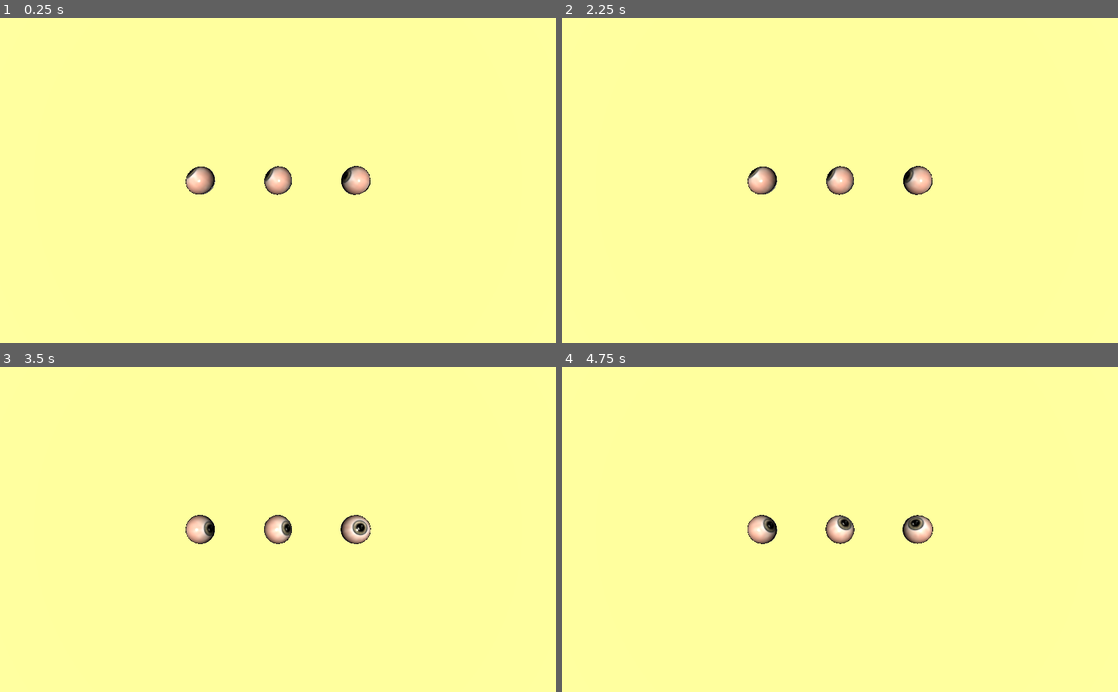
Above: before the commit, frames 1-4 (two rows, left to right).
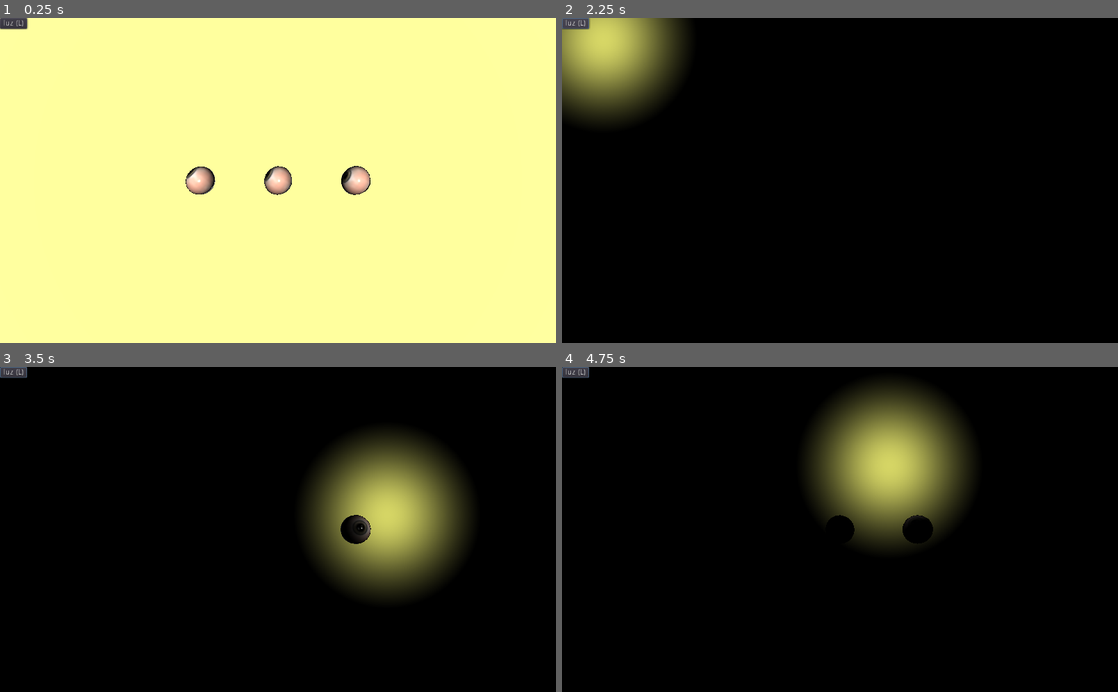
Above: after the commit, the same moments.

Repository: gilzoide/cursor-watcher-3d
Game: Godot game, scene res://Main.tscn
Same seed, same stepped clock (60 frames per second), same inputs: the game is played once before the commit and once after it.
Inputs (mouse positions are in pixels of both pictures, inside the frame that each line leads up to):
- Up to frame 1 (0.25 s): no input
- Up to frame 2 (2.25 s): click (573, 24) at 0.5 s, where only the run after the commit has a clickable "luz (L)"; click (573, 24) at 1.25 s, where only the run after the commit has a clickable "luz (L)"; click (573, 24) at 2 s, where only the run after the commit has a clickable "luz (L)"
- Up to frame 3 (3.5 s): tap Enter at 2.75 s; move the mouse to (400, 513) at 2.77 s; hold L (toggle_lights, bound only after the commit) from 2.78 s (still down)
- Up to frame 4 (4.75 s): tap Space at 3.5 s; move the mouse to (728, 545) at 3.52 s; release L (toggle_lights, bound only after the commit) at 3.53 s; tap L (toggle_lights, bound only after the commit) at 3.6 s; tap Enter at 4.25 s; move the mouse to (895, 458) at 4.27 s; hold L (toggle_lights, bound only after the commit) from 4.28 s (still down)

The runs differ from the first frame. In frame 1, 0.2% of the frame differs, in the area x 0-6%, y 0-4%; in frame 2, 100%, in the area x 0-100%, y 0-100%; in frame 3, 100%; in frame 4, 100%.

Commit message:
Add SpotLight, add button for toggling between it and the DirectionalLight

Diff:
--- /dev/null
+++ b/Controls.gd
@@ -0,0 +1,5 @@
+extends Node
+
+func _input(event):
+	if event.is_action_pressed("toggle_lights"):
+		$World3d.toggle_lights()
--- a/FollowMouse.gd
+++ b/FollowMouse.gd
@@ -1,4 +1,4 @@
-extends Position3D
+extends Spatial
 
 export(NodePath) var cameraPath
 onready var camera: Camera = get_node(cameraPath)
--- a/Main.tscn
+++ b/Main.tscn
@@ -1,33 +1,25 @@
-[gd_scene load_steps=4 format=2]
+[gd_scene load_steps=3 format=2]
 
-[ext_resource path="res://Eye/Eye.tscn" type="PackedScene" id=1]
-[ext_resource path="res://Wall/Wall.tscn" type="PackedScene" id=2]
-[ext_resource path="res://FollowMouse.gd" type="Script" id=3]
+[ext_resource path="res://World3d.tscn" type="PackedScene" id=1]
+[ext_resource path="res://Controls.gd" type="Script" id=2]
 
-[node name="Spatial" type="Spatial"]
+[node name="Node" type="Node"]
+script = ExtResource( 2 )
 
-[node name="Eye" parent="." instance=ExtResource( 1 )]
-transform = Transform( 0.99812, -0.00592137, -0.0610067, 1.50289e-07, -0.995322, 0.0966094, -0.0612934, -0.0964278, -0.993451, 0, 0, -1 )
-pointerPath = NodePath("../Pointer")
+[node name="World3d" parent="." instance=ExtResource( 1 )]
 
-[node name="Eye2" parent="." instance=ExtResource( 1 )]
-transform = Transform( 0.837329, -0.0443692, -0.544896, 1.50498e-07, -0.996701, 0.0811585, -0.5467, -0.0679564, -0.834567, -1, 0, -1 )
-pointerPath = NodePath("../Pointer")
+[node name="Control" type="Control" parent="."]
+anchor_right = 1.0
+anchor_bottom = 1.0
+__meta__ = {
+"_edit_use_anchors_": false
+}
 
-[node name="Eye3" parent="." instance=ExtResource( 1 )]
-transform = Transform( 0.883539, 0.0400941, 0.466637, 1.50442e-07, -0.996329, 0.0856055, 0.468357, -0.0756358, -0.880296, 1, 0, -1 )
-pointerPath = NodePath("../Pointer")
-
-[node name="DirectionalLight" type="DirectionalLight" parent="."]
-transform = Transform( 1, 0, 0, 0, 1, 0, 0, 0, 1, 0, 0, 8.79093 )
-light_energy = 1.3
-
-[node name="Wall" parent="." instance=ExtResource( 2 )]
-transform = Transform( 1, 0, 0, 0, -4.37114e-08, -1, 0, 1, -4.37114e-08, 0, 0, -2 )
-
-[node name="Camera" type="Camera" parent="."]
-transform = Transform( 1, 0, 0, 0, 1, 0, 0, 0, 1, 0, 0, 2 )
-
-[node name="Pointer" type="Position3D" parent="."]
-script = ExtResource( 3 )
-cameraPath = NodePath("../Camera")
+[node name="Button" type="Button" parent="Control"]
+margin_right = 12.0
+margin_bottom = 20.0
+text = "luz (L)"
+__meta__ = {
+"_edit_use_anchors_": false
+}
+[connection signal="pressed" from="Control/Button" to="World3d" method="toggle_lights"]
--- /dev/null
+++ b/World3d.gd
@@ -0,0 +1,8 @@
+extends Spatial
+
+onready var directionalLight: Spatial = $DirectionalLight
+onready var spotLight: Spatial = $SpotLight
+
+func toggle_lights():
+	directionalLight.visible = not directionalLight.visible
+	spotLight.visible = not spotLight.visible
--- /dev/null
+++ b/World3d.tscn
@@ -0,0 +1,45 @@
+[gd_scene load_steps=5 format=2]
+
+[ext_resource path="res://Eye/Eye.tscn" type="PackedScene" id=1]
+[ext_resource path="res://Wall/Wall.tscn" type="PackedScene" id=2]
+[ext_resource path="res://FollowMouse.gd" type="Script" id=3]
+[ext_resource path="res://World3d.gd" type="Script" id=4]
+
+[node name="World3d" type="Spatial"]
+script = ExtResource( 4 )
+
+[node name="Eye" parent="." instance=ExtResource( 1 )]
+transform = Transform( 0.99812, -0.00592137, -0.0610067, 1.50289e-07, -0.995322, 0.0966094, -0.0612934, -0.0964278, -0.993451, 0, 0, -1 )
+pointerPath = NodePath("../../World3d/Pointer")
+
+[node name="Eye2" parent="." instance=ExtResource( 1 )]
+transform = Transform( 0.837329, -0.0443692, -0.544896, 1.50498e-07, -0.996701, 0.0811585, -0.5467, -0.0679564, -0.834567, -1, 0, -1 )
+pointerPath = NodePath("../../World3d/Pointer")
+
+[node name="Eye3" parent="." instance=ExtResource( 1 )]
+transform = Transform( 0.883539, 0.0400941, 0.466637, 1.50442e-07, -0.996329, 0.0856055, 0.468357, -0.0756358, -0.880296, 1, 0, -1 )
+pointerPath = NodePath("../../World3d/Pointer")
+
+[node name="DirectionalLight" type="DirectionalLight" parent="."]
+transform = Transform( 1, 0, 0, 0, 1, 0, 0, 0, 1, 0, 0, 8.79093 )
+light_energy = 1.3
+
+[node name="Wall" parent="." instance=ExtResource( 2 )]
+transform = Transform( 1, 0, 0, 0, -4.37114e-08, -1, 0, 1, -4.37114e-08, 0, 0, -1.35049 )
+
+[node name="Camera" type="Camera" parent="."]
+transform = Transform( 1, 0, 0, 0, 1, 0, 0, 0, 1, 0, 0, 2 )
+
+[node name="Pointer" type="Position3D" parent="."]
+script = ExtResource( 3 )
+cameraPath = NodePath("../../World3d/Camera")
+
+[node name="SpotLight" type="Spatial" parent="."]
+transform = Transform( 1, 0, 0, 0, 1, 0, 0, 0, 1, 0, 0, -1 )
+visible = false
+script = ExtResource( 3 )
+cameraPath = NodePath("../../World3d/Camera")
+
+[node name="SpotLight" type="SpotLight" parent="SpotLight"]
+transform = Transform( 1, 0, 0, 0, 1, 0, 0, 0, 1, 0, 0, 1 )
+spot_range = 8.0
--- a/project.godot
+++ b/project.godot
@@ -19,6 +19,14 @@
 run/main_scene="res://Main.tscn"
 config/icon="res://icon.png"
 
+[input]
+
+toggle_lights={
+"deadzone": 0.5,
+"events": [ Object(InputEventKey,"resource_local_to_scene":false,"resource_name":"","device":0,"alt":false,"shift":false,"control":false,"meta":false,"command":false,"pressed":false,"scancode":76,"unicode":0,"echo":false,"script":null)
+ ]
+}
+
 [rendering]
 
 quality/driver/driver_name="GLES2"
